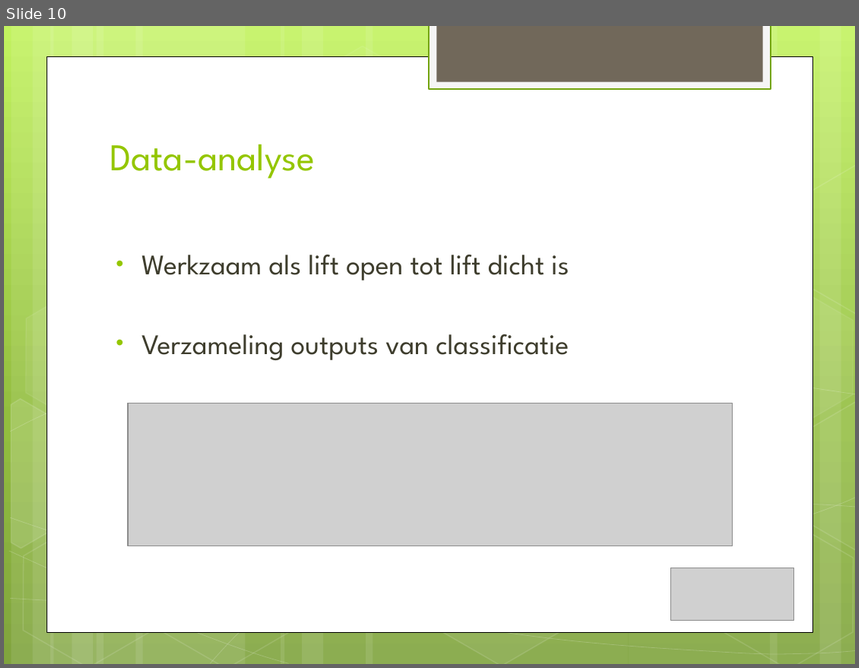
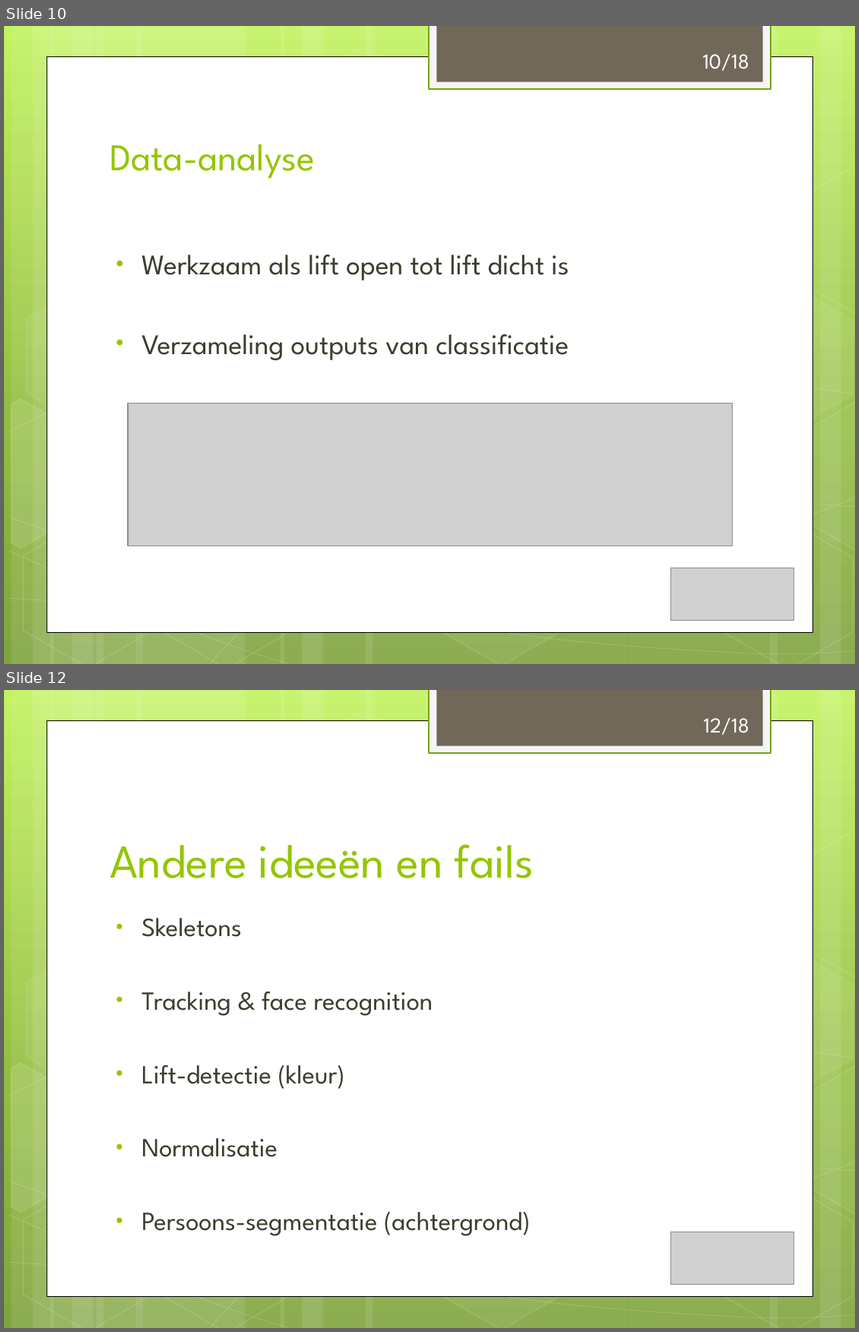
Before and after one commit to Suresh25/imaging-project-group-5, a slide deck: TI2710-D.pptx. Shown one above the other, each under a label of ours: slide 10 before the commit, slides 10 and 12 after it; the slides between them are not shown. The pictures are 859x668 and 859x1332 pixels, drawn with LibreOffice and Linux fonts; fonts in the diff are those of the drawing; grey boxes stand for pictures. Boxes give left, top, right and bottom in pixels: in the first picture for what was removed or moved away, otherwise in the second. Text is boxed around its words. In the diff, an @@ line names an element or a change of style, - is before the commit and + after.

```diff
--- a/TI2710-D.pptx
+++ b/TI2710-D.pptx
@@ slide 12 added at <box>4,690,855,1328</box>, background gradient #C3F35F to #93BF3F to #81A53E; not listed: 31 template elements that a slide beside it also shows @@
@@ text added at <box>704,717,750,735</box>, 18 pt, text #FFFFFF @@
+12/18
@@ title added at <box>110,844,534,878</box>, 40 pt, text #94C600 @@
+Andere ideeën en fails
@@ text added at <box>142,918,531,1236</box>, 22.2 pt, text #3E3D2D @@
+• Skeletons
+• Tracking & face recognition
+• Lift-detectie (kleur)
+• Normalisatie
+• Persoons-segmentatie (achtergrond)
@@ picture added at <box>671,1232,794,1285</box> @@
@@ slide 10 changed as well @@
@@ text added at <box>703,53,750,71</box>, 18 pt, text #FFFFFF @@
+10/18
```
Also in this commit, not shown: 7 other slides changed, 8 other slides added, 1 slide removed, 1 other file.
